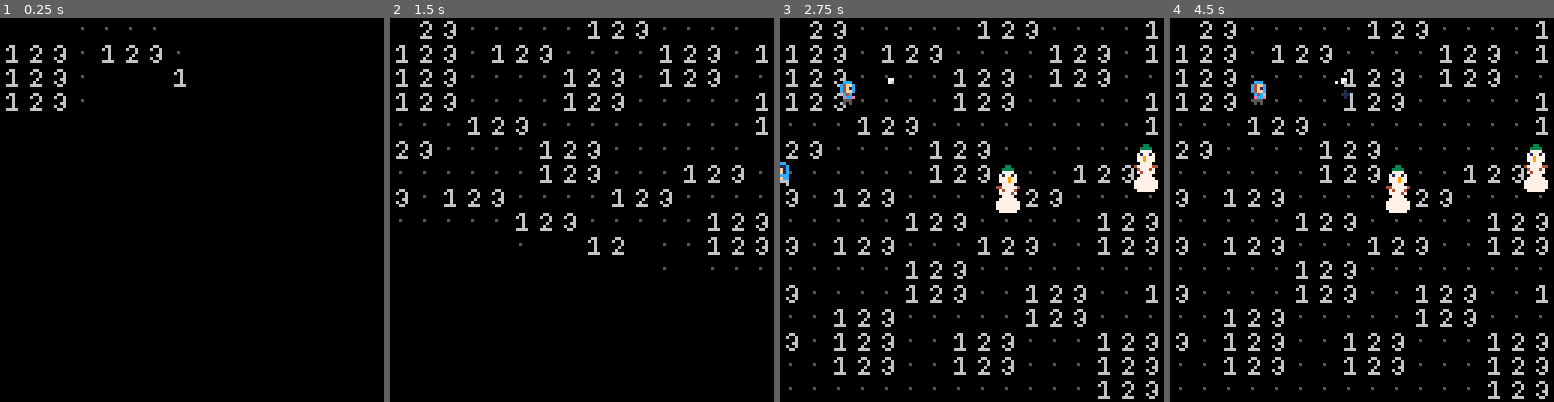
Above: before the commit, frames 1-4 (left to right).
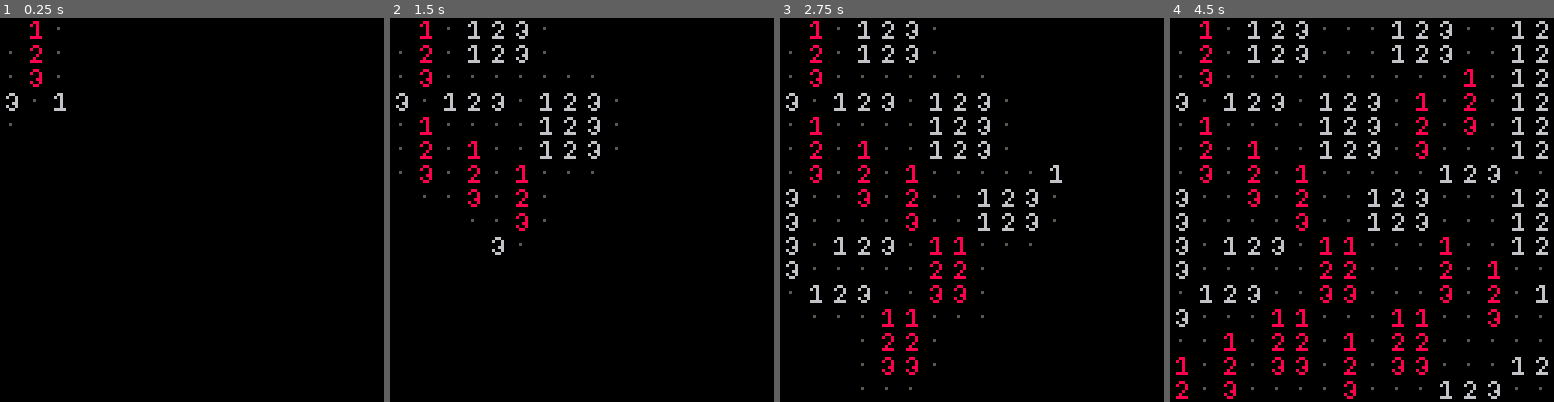
Above: after the commit, the same moments.

Repository: thtroyer/pico8_wfc_demos
Game: PICO-8 cartridge wfc_demo.p8
Two runs of this game, one before a commit and one after it. Both use one fixed random seed, a clock stepped at 60 frames per second and the inputs below.
Inputs:
- Up to frame 1 (0.25 s): no input
- Up to frame 2 (1.5 s): tap X (X key) at 0.33, 1.07 s; tap O (Z key) at 0.7 s
- Up to frame 3 (2.75 s): hold Right 1.6-2.1 s; hold P2 Left 1.6-2.1 s; tap O (Z key) at 1.7, 2.1, 2.5 s; tap X (X key) at 1.85 s; hold Up 2.15-2.42 s; hold P2 Down 2.15-2.42 s; hold Right from 2.47 s (still down); hold P2 Left from 2.47 s (still down)
- Up to frame 4 (4.5 s): tap O (Z key) every 0.4 s from 2.9 to 4.1 s; tap X (X key) at 2.97, 4.08 s; release Right at 3.03 s; release P2 Left at 3.03 s; hold Left 3.08-3.58 s; hold P2 Right 3.08-3.58 s; hold Down 3.63-3.97 s; hold P2 Up 3.63-3.97 s; hold Right from 4.02 s (still down); hold P2 Left from 4.02 s (still down)

The runs differ from the first frame. In frame 1, 1.0% of the frame differs, in the area x 1-49%, y 0-29%; in frame 2, 5.7%; in frame 3, 11%; in frame 4, 13%, in the area x 1-99%, y 0-100%.

Commit message:
Updating example

Diff:
--- a/src/global_game_logic.lua
+++ b/src/global_game_logic.lua
@@ -1,131 +1,7 @@
 
 -- global game logic functions
 function handle_controllers()
-	for i, player in pairs(players) do
-		local mov_x = 0
-		if (btn(⬅️, i - 1)) then
-			mov_x = -1
-		elseif (btn(➡️, i - 1)) then
-			mov_x = 1
-		end
-
-		local mov_y = 0
-		if (btn(⬆️, i - 1)) then
-			mov_y = -1
-		elseif (btn(⬇️, i - 1)) then
-			mov_y = 1
-		end
-
-		player:move(mov_x, mov_y)
-
-		if (btn(🅾️, i-1)) then
-			add(snowballs, player:throw_snowball())
-		end
-		if (btn(❎, i-1)) then
-			run()
-		end
+	if (btn(❎, 0)) then
+		run()
 	end
 end
-
-function title_controllers()
-	if not title_timer == nil then
-		return
-	end
-
-	if (btnp(❎, 0)
-			or btnp(❎, 1)
-			or btnp(🅾️, 0)
-			or btnp(🅾️,1)) then
-		title_timer = 30
-		sfx(1)
-	end
-end
-
-function update_snowballs()
-	for s in all(snowballs) do
-		if (s ~= nil) s:update()
-	end
-
-	for s in all(snowballs) do
-		if s.frames_left == 0 then
-			del(snowballs, s)
-			break
-		end
-	end
-end
-
-function update_players()
-	for p in all(players) do
-		p:update()
-	end
-end
-
-function update_snowmen()
-	for s in all(snowmen) do
-		s:update()
-	end
-end
-
-function collide(x1, x1s, y1, y1s, z1, z1s, x2, x2s, y2, y2s, z2, z2s)
-	if ((x1 + x1s) > x2) and ((x2 + x2s) > x1) then
-		if ((y1 + y1s) > y2) and ((y2 + y2s) > y1) then
-			if ((z1 + z1s) > z2) and ((z2 + z2s) > z1) then
-				return true
-			end
-		end
-	end
-	return false
-
-end
-
-function entitycollide(e1, e2)
-	return collide(
-			e1.x + e1.xoff,
-			e1.xsize,
-			e1.y + e1.xoff,
-			e1.ysize,
-			e1.z,
-			e1.zsize,
-			e2.x + e2.xoff,
-			e2.xsize,
-			e2.y + e2.xoff,
-			e2.ysize,
-			e2.z,
-			e2.zsize
-	)
-end
-
-function detect_collisions()
-	for s in all(snowballs) do
-		if (s.active) then
-			for t in all(snowmen) do
-				if (entitycollide(s, t)) then
-					t:hit()
-					s:hit()
-				end
-			end
-		end
-	end
-
-	for s in all(snowballs) do
-		if (s.active) then
-			for p in all(players) do
-				if (entitycollide(p, s)) then
-					if (s.thrower ~= p) then
-						p:hit(s)
-						s:hit()
-					end
-				end
-			end
-		end
-	end
-end
-
--- currently unused
-function draw_title_screen()
-	cls()
-	print('title!', 26, 16, 0)
-	print('title!', 25, 15, 7)
-	print('press ❎ / 🅾️', 39, 116, 0)
-	print('press ❎ / 🅾️', 38, 115, 7)
-end
--- a/src/map/mapdata.lua
+++ b/src/map/mapdata.lua
@@ -53,6 +53,9 @@
 			map_tiles[x+y*16]:add(113)
 			map_tiles[x+y*16]:add(114)
 			map_tiles[x+y*16]:add(115)
+			map_tiles[x+y*16]:add(116)
+			map_tiles[x+y*16]:add(117)
+			map_tiles[x+y*16]:add(118)
 		end
 		-- log(tostring(map_tiles))
 	end
--- a/src/map/mapgen.lua
+++ b/src/map/mapgen.lua
@@ -11,27 +11,33 @@
 
 	local r = neighbor_rules:new()
 
+	-- gray numbers, left to right
 	-- 112 - 1; 113 - 2; 114 - 3;
+	-- red numbers, up to down
+	-- 116, 117, 118
 	-- 115 - everything else
 
-	-- r:add_neighbors(112, neighbor_rules.left, 113)
-	-- r:add_neighbors(113, neighbor_rules.left, 114)
-	-- r:add_neighbors(115, neighbor_rules.left, 112)
-	-- r:add_neighbors(114, neighbor_rules.left, 115)
+	-- gray numbers
+	r:add_neighbors(112, neighbor_rules.left, 113)
+	r:add_neighbors(113, neighbor_rules.left, 114)
+	r:add_neighbors(115, neighbor_rules.left, 112)
+	r:add_neighbors(114, neighbor_rules.left, 115)
 
-	-- these rules should generate the same as the above version
-	r:add_neighbors(113, neighbor_rules.right, 112)
-	r:add_neighbors(114, neighbor_rules.right, 113)
-	r:add_neighbors(112, neighbor_rules.right, 115)
-	r:add_neighbors(115, neighbor_rules.right, 114)
-	-- end
-
-	r:add_neighbors(115, neighbor_rules.left, 115)
-
+	-- vertical gray numbers
 	r:add_neighbors(112, neighbor_rules.above, 112)
 	r:add_neighbors(113, neighbor_rules.above, 113)
 	r:add_neighbors(114, neighbor_rules.above, 114)
-	r:add_neighbors(115, neighbor_rules.above, 115)
+
+	-- red numbers
+	r:add_neighbors(115, neighbor_rules.above, 116)
+	r:add_neighbors(116, neighbor_rules.above, 117)
+	r:add_neighbors(117, neighbor_rules.above, 118)
+	r:add_neighbors(118, neighbor_rules.above, 115)
+
+	-- horizontal red numbers
+	r:add_neighbors(116, neighbor_rules.right, 116)
+	r:add_neighbors(117, neighbor_rules.right, 117)
+	r:add_neighbors(118, neighbor_rules.right, 118)
 
 	-- dot filler
 	r:add_neighbors(115, neighbor_rules.above, 112)
@@ -42,126 +48,18 @@
 	r:add_neighbors(115, neighbor_rules.below, 113)
 	r:add_neighbors(115, neighbor_rules.below, 114)
 
+	r:add_neighbors(115, neighbor_rules.left, 116)
+	r:add_neighbors(115, neighbor_rules.left, 117)
+	r:add_neighbors(115, neighbor_rules.left, 118)
+
+	r:add_neighbors(115, neighbor_rules.right, 116)
+	r:add_neighbors(115, neighbor_rules.right, 117)
+	r:add_neighbors(115, neighbor_rules.right, 118)
+
+	r:add_neighbors(115, neighbor_rules.all, 115)
+
 	r:deduplicate_rules()
 
-
-	-- r:add_neighbors(86, 86, neighbor_rules_const.all)
-	-- r:add_neighbors(102, 102, neighbor_rules_const.all)
-
-	-- r:add_neighbors(79, 80, neighbor_rules_const.all)
-	-- r:add_neighbors(79, 81, neighbor_rules_const.all)
-	-- r:add_neighbors(79, 82, neighbor_rules_const.all)
-	-- r:add_neighbors(79, 83, neighbor_rules_const.all)
-	-- r:add_neighbors(79, 84, neighbor_rules_const.all)
-	-- r:add_neighbors(79, 85, neighbor_rules_const.all)
-	-- r:add_neighbors(79, 86, neighbor_rules_const.all)
-	-- r:add_neighbors(79, 96, neighbor_rules_const.all)
-	-- r:add_neighbors(79, 97, neighbor_rules_const.all)
-	-- r:add_neighbors(79, 98, neighbor_rules_const.all)
-	-- r:add_neighbors(79, 99, neighbor_rules_const.all)
-	-- r:add_neighbors(79, 100, neighbor_rules_const.all)
-	-- r:add_neighbors(79, 101, neighbor_rules_const.all)
-	-- r:add_neighbors(79, 102, neighbor_rules_const.all)
-	-- r:add_neighbors(79, 79, neighbor_rules_const.all)
-
-	-- horizontal
-	-- r:add_neighbors(80, 86, neighbor_rules_const.right)
-	-- r:add_neighbors(81, 86, neighbor_rules_const.left)
-
-	-- r:add_neighbors(80, 102, neighbor_rules_const.right)
-	-- r:add_neighbors(81, 102, neighbor_rules_const.left)
-
-	-- r:add_neighbors(96, 96, neighbor_rules_const.right)
-	-- r:add_neighbors(96, 96, neighbor_rules_const.left)
-
-	-- r:add_neighbors(97, 97, neighbor_rules_const.right)
-	-- r:add_neighbors(97, 97, neighbor_rules_const.left)
-
-
-	-- vertical
-	-- r:add_neighbors(80, 80, neighbor_rules_const.above)
-	-- r:add_neighbors(80, 80, neighbor_rules_const.below)
-
-	-- r:add_neighbors(81, 81, neighbor_rules_const.above)
-	-- r:add_neighbors(81, 81, neighbor_rules_const.below)
-
-	-- r:add_neighbors(96, 102, neighbor_rules_const.below)
-	-- r:add_neighbors(97, 102, neighbor_rules_const.above)
-
-	-- r:add_neighbors(96, 86, neighbor_rules_const.above)
-	-- r:add_neighbors(97, 86, neighbor_rules_const.below)
-
-	-- -- corners
-	-- --todo: finish, add corners and edges to list
-	-- r:add_neighbors(82, 80, neighbor_rules_const.above)
-	-- r:add_neighbors(82, 97, neighbor_rules_const.left)
-	-- r:add_neighbors(82, 86, neighbor_rules_const.below)
-	-- r:add_neighbors(82, 86, neighbor_rules_const.right)
-
-	-- r:add_neighbors(83, 81, neighbor_rules_const.above)
-	-- r:add_neighbors(83, 86, neighbor_rules_const.left)
-	-- r:add_neighbors(83, 86, neighbor_rules_const.below)
-	-- r:add_neighbors(83, 97, neighbor_rules_const.right)
-
-	-- r:add_neighbors(98, 86, neighbor_rules_const.above)
-	-- r:add_neighbors(98, 96, neighbor_rules_const.left)
-	-- r:add_neighbors(98, 80, neighbor_rules_const.below)
-	-- r:add_neighbors(98, 86, neighbor_rules_const.right)
-
-	-- r:add_neighbors(99, 86, neighbor_rules_const.above)
-	-- r:add_neighbors(99, 86, neighbor_rules_const.left)
-	-- r:add_neighbors(99, 81, neighbor_rules_const.below)
-	-- r:add_neighbors(99, 96, neighbor_rules_const.right)
-
-
-	-- r:add_neighbors(84, 81, neighbor_rules_const.above)
-	-- r:add_neighbors(84, 96, neighbor_rules_const.left)
-	-- r:add_neighbors(84, 102, neighbor_rules_const.below)
-	-- r:add_neighbors(84, 102, neighbor_rules_const.right)
-
-	-- r:add_neighbors(85, 81, neighbor_rules_const.above)
-	-- r:add_neighbors(85, 102, neighbor_rules_const.left)
-	-- r:add_neighbors(85, 102, neighbor_rules_const.below)
-	-- r:add_neighbors(85, 96, neighbor_rules_const.right)
-
-	-- r:add_neighbors(100, 102, neighbor_rules_const.above)
-	-- r:add_neighbors(100, 97, neighbor_rules_const.left)
-	-- r:add_neighbors(100, 81, neighbor_rules_const.below)
-	-- r:add_neighbors(100, 102, neighbor_rules_const.right)
-
-	-- r:add_neighbors(101, 102, neighbor_rules_const.above)
-	-- r:add_neighbors(101, 102, neighbor_rules_const.left)
-	-- r:add_neighbors(101, 80, neighbor_rules_const.below)
-	-- r:add_neighbors(101, 97, neighbor_rules_const.right)
-
-
-
-
-
-	-- r:add_neighbors(96, 96, neighbor_rules_const.left)
-	-- r:add_neighbors(97, 97, neighbor_rules_const.right)
-
-	-- -- vertical
-	-- r:add_neighbors(81, 86, neighbor_rules_const.right)
-	-- r:add_neighbors(80, 86, neighbor_rules_const.left)
-
-	-- r:add_neighbors(81, 102, neighbor_rules_const.left)
-	-- r:add_neighbors(80, 102, neighbor_rules_const.right)
-
-	-- r:add_neighbors(81, 81, neighbor_rules_const.above)
-	-- r:add_neighbors(80, 80, neighbor_rules_const.below)
-
-
-
-	-- r:add_neighbors(102, 65, neighbor_rules_const.all)
-	-- r:add_neighbors(86, 102, neighbor_rules_const.all)
-	-- r:add_neighbors(102,103, neighbor_rules_const.all)
-	-- r:add_neighbors(86, 86, neighbor_rules_const.all)
-	-- r:add_neighbors(86, 87, neighbor_rules_const.all)
-	-- r:add_neighbors(86, 70, neighbor_rules_const.all)
-	-- r:add_neighbors(70, 70, neighbor_rules_const.all)
-	-- r:add_neighbors(70,71, neighbor_rules_const.all)
-	-- r:add_neighbors(71, 71, neighbor_rules_const.all)
 	add(self.rules, r)
 	o.map_tiles = {}
 
--- a/src/map/neighbor_rules.lua
+++ b/src/map/neighbor_rules.lua
@@ -48,10 +48,11 @@
 		add(self.list_of_neighbors_left, neighbors)
 		add(self.list_of_neighbors_right, swapped_neighbors)
 	elseif (direction == neighbor_rules.all) then
-		add(self.list_of_neighbors_above, neighbors)
-		add(self.list_of_neighbors_below, neighbors)
-		add(self.list_of_neighbors_right, neighbors)
-		add(self.list_of_neighbors_left, neighbors)
+		-- recurse to add all directions
+		self:add_neighbors(tile1, neighbor_rules.above, tile2)
+		self:add_neighbors(tile1, neighbor_rules.below, tile2)
+		self:add_neighbors(tile1, neighbor_rules.left, tile2)
+		self:add_neighbors(tile1, neighbor_rules.right, tile2)
 	end
 end
 
@@ -71,7 +72,6 @@
 --
 -- returns void
 function neighbor_rules:deduplicate_rule(rules)
-	log("rules" .. tostring(rules))
 	local newrules = {}
 	local foundrules = {}
 	for k,v in pairs(rules) do
@@ -83,8 +83,6 @@
 	end
 
 	rules = newrules
-	log("newrules" .. tostring(rules))
-	-- return newrules
 end
 
 -- source : map_tile
@@ -113,13 +111,13 @@
 	end
 
 	if not (y >= 15) then
-		if (self:update(source, tiles, tiles[x+(y+1)*16], neighbor_rules.below)) then
+		if (self:update(source, tiles, tiles[x+(y+1)*16], neighbor_rules.above)) then
 			self:propogate(tiles[x+(y+1)*16], mapdata)
 		end
 	end
 
 	if not (y <= 0) then
-		if(self:update(source, tiles, tiles[x+(y-1)*16], neighbor_rules.above)) then
+		if(self:update(source, tiles, tiles[x+(y-1)*16], neighbor_rules.below)) then
 			self:propogate(tiles[x+(y-1)*16], mapdata)
 		end
 	end
--- a/src/pico8_hooks.lua
+++ b/src/pico8_hooks.lua
@@ -2,13 +2,6 @@
 -- pico-8 hooks
 function _init()
 	clearlog()
-
-	--	title_screen = true
-	--	draw_title_screen()
-	add(players, player:new(10, rnd(20) + 20, 1))
-	add(players, player:new(5, rnd(20) + 40, 2))
-	add(snowmen, snowman:new())
-	add(snowmen, snowman:new())
 
 	local mapgen = mapgen:new()
 	mapgen:generate()
@@ -17,35 +10,9 @@
 
 function _update()
 	handle_controllers()
-	update_players()
-	update_snowballs()
-	update_snowmen()
-	detect_collisions()
 end
 
 function _draw()
-	-- unused
-	if title_screen then
-		return
-	end
-
 	cls()
 	map()
-	foreach(snowballs,
-        function(o)
-            o:draw()
-        end
-    )
-
-	foreach(snowmen,
-        function(o)
-            o:draw()
-        end
-    )
-
-	foreach(players,
-        function(o)
-            o:draw()
-        end
-    )
 end
--- a/wfc_demo.p8
+++ b/wfc_demo.p8
@@ -23,14 +23,14 @@
 #include src/pico8_hooks.lua
 
 -->8
-#include src/entities/player.lua
-
--->8
-#include src/entities/spart.lua
-#include src/entities/snowball.lua
-
--->8
-#include src/entities/snowman.lua
+--#include src/entities/player.lua
+
+-->8
+--#include src/entities/spart.lua
+--#include src/entities/snowball.lua
+
+-->8
+--#include src/entities/snowman.lua
 
 -->8
 #include src/map/mapdata.lua
@@ -104,12 +104,12 @@
 66666666555555556666666666666666555555555555555555555555555555550000000000000000000000000000000000000000000000000000000000000000
 66666666555555556666666666666666555555555555555555555555555555550000000000000000000000000000000000000000000000000000000000000000
 00000000000000000000000000000000000000000000000000000000000000000000000000000000000000000000000000000000000000000000000000000000
-00066000000660000006600000000000000000000000000000000000000000000000000000000000000000000000000000000000000000000000000000000000
-00606000006006000060060000000000000000000000000000000000000000000000000000000000000000000000000000000000000000000000000000000000
-00006000000006000000060000050000000000000000000000000000000000000000000000000000000000000000000000000000000000000000000000000000
-00006000000060000000660000000000000000000000000000000000000000000000000000000000000000000000000000000000000000000000000000000000
-00006000000600000060060000000000000000000000000000000000000000000000000000000000000000000000000000000000000000000000000000000000
-00666600006666000006600000000000000000000000000000000000000000000000000000000000000000000000000000000000000000000000000000000000
+00066000000660000006600000000000000880000008800000088000000000000000000000000000000000000000000000000000000000000000000000000000
+00606000006006000060060000000000008080000080080000800800000000000000000000000000000000000000000000000000000000000000000000000000
+00006000000006000000060000050000000080000000080000000800000000000000000000000000000000000000000000000000000000000000000000000000
+00006000000060000000660000000000000080000000800000008800000000000000000000000000000000000000000000000000000000000000000000000000
+00006000000600000060060000000000000080000008000000800800000000000000000000000000000000000000000000000000000000000000000000000000
+00666600006666000006600000000000008888000088880000088000000000000000000000000000000000000000000000000000000000000000000000000000
 00000000000000000000000000000000000000000000000000000000000000000000000000000000000000000000000000000000000000000000000000000000
 00ccc00000cccc00000ccc0000cccc000ccccb0000cccb0000000000000000000000000000000000000000000000000000000000000000000000000000000000
 00fccc000cccccc000cc4f000011cc000ccccc0000cc110000000000000000000000000000000000000000000000000000000000000000000000000000000000
